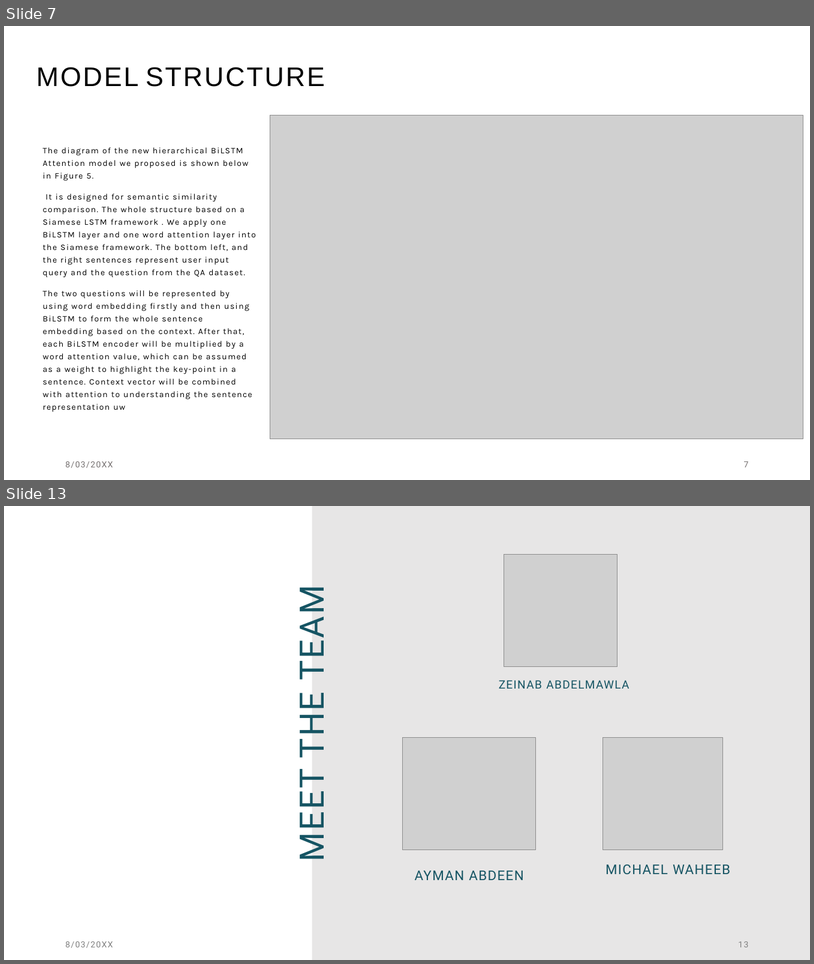
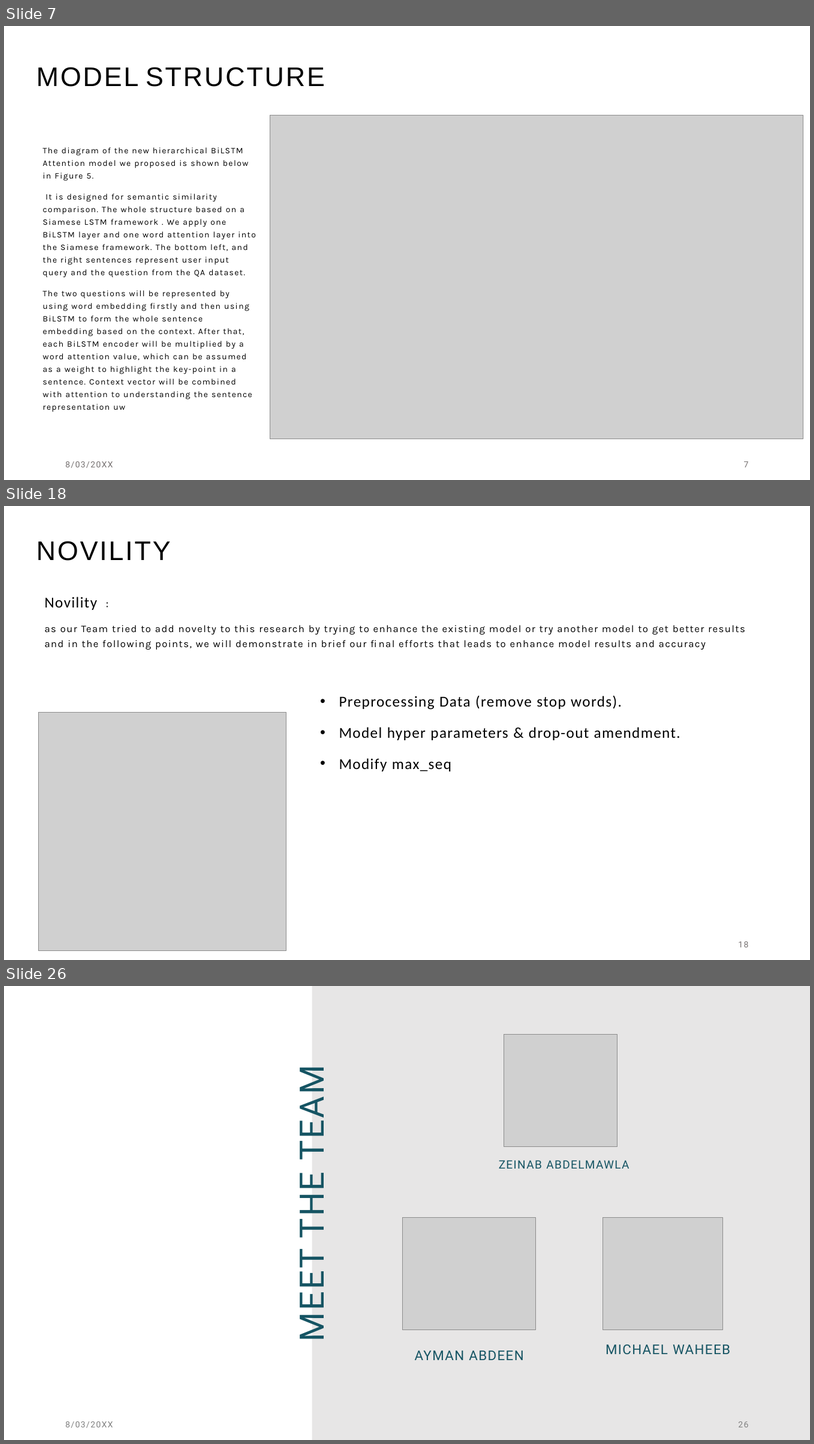
Before and after one commit to zeinabmohamed/MedicalChatbot, a slide deck: Docs/Chatbot with specific topic presentation.pptx. Shown one above the other, each under a label of ours: slides 7 and 13 before the commit, slides 7, 18 and 26 after it; the slides between them are not shown. The pictures are 814x964 and 814x1444 pixels, drawn with LibreOffice and Linux fonts; fonts in the diff are those of the drawing; grey boxes stand for pictures. Boxes give left, top, right and bottom in pixels: in the first picture for what was removed or moved away, otherwise in the second. Text is boxed around its words. In the diff, an @@ line names an element or a change of style, - is before the commit and + after.

```diff
--- a/Docs/Chatbot with specific topic presentation.pptx
+++ b/Docs/Chatbot with specific topic presentation.pptx
@@ slide 18 added at <box>4,506,810,960</box>, background #FFFFFF @@
@@ title added at <box>36,541,171,561</box>, 32 pt, text #000000 @@
+NOVILITY
@@ text added at <box>45,597,746,649</box>, 12 pt, text #000000 @@
+Novility :
+as our Team tried to add novelty to this research by trying to enhance the existing model or try another model to get better results and in the following points, we will demonstrate in brief our final efforts that leads to enhance model results and accuracy
@@ text added at <box>339,695,681,771</box>, 18 pt, text #000000 @@
+• Preprocessing Data (remove stop words).
+• Model hyper parameters & drop-out amendment.
+• Modify max_seq
@@ picture added at <box>38,712,286,951</box> @@
@@ page number added at <box>738,941,749,947</box>, 10 pt, text #767171 @@
+18
@@ what was slide 13 is now slide 26 @@
@@ page number at <box>738,1421,749,1427</box>: text changed @@
-13
+26
```
Also in this commit, not shown: 4 slides changed, 15 other slides added, 3 slides removed.
